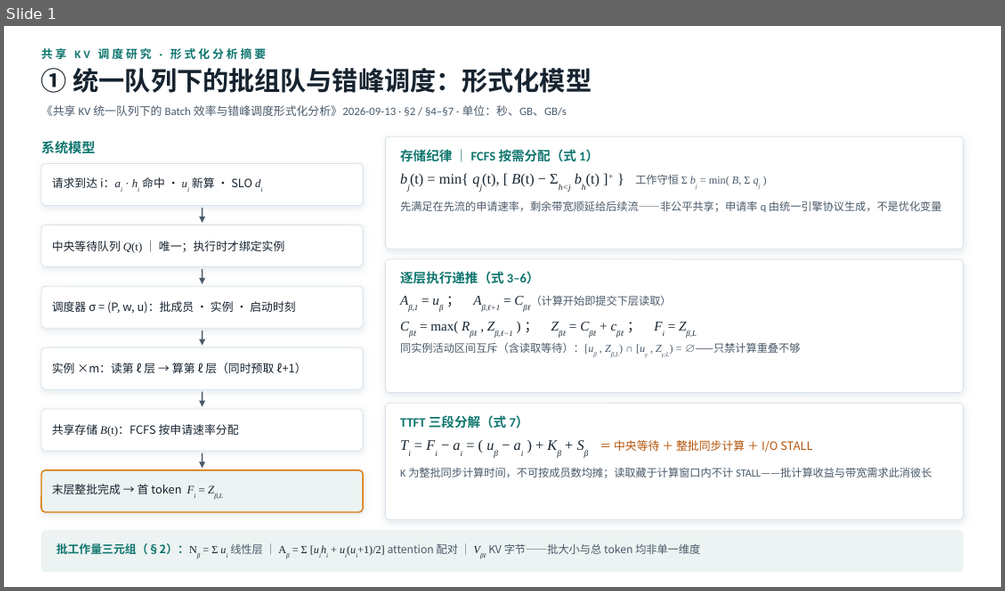
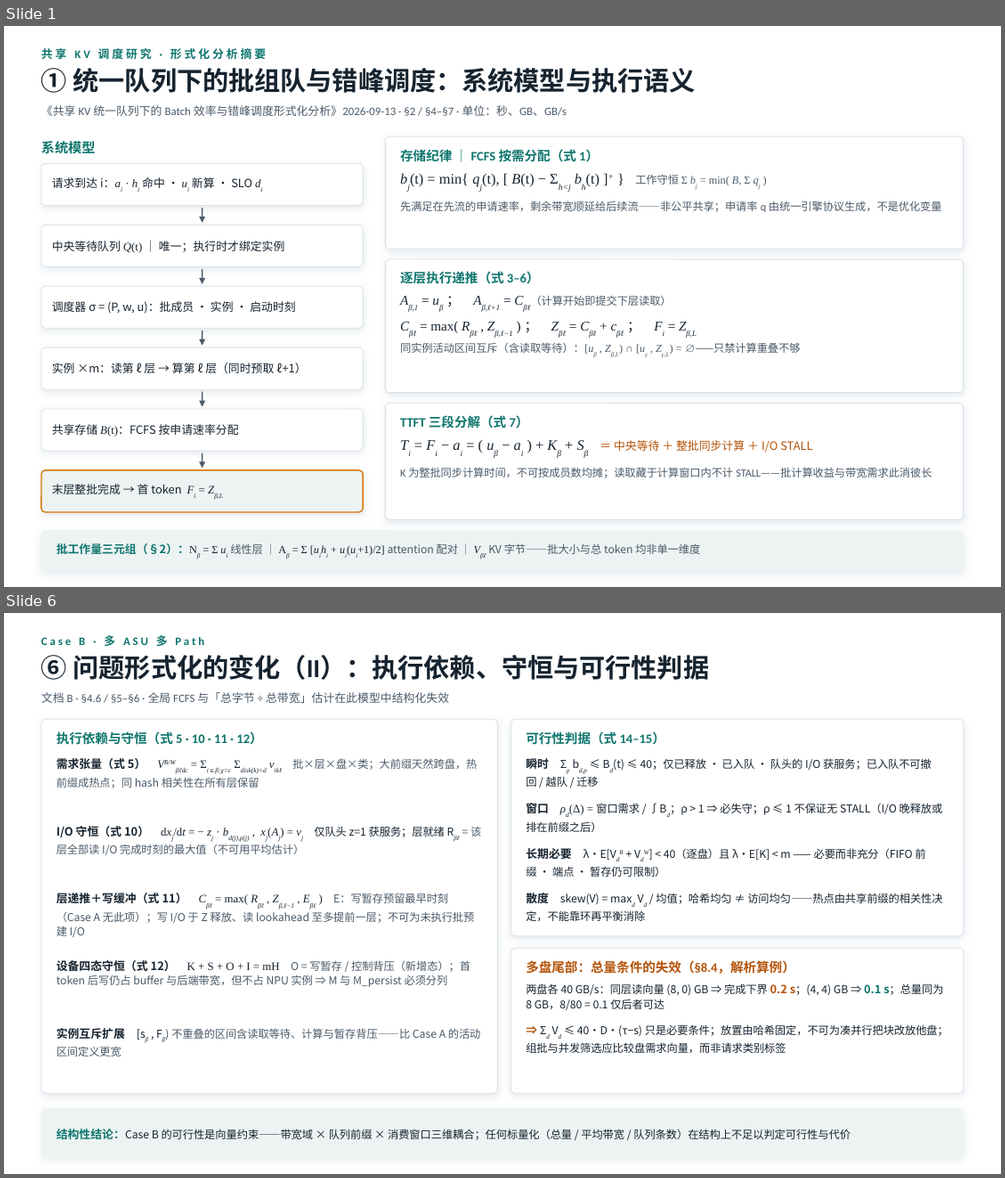
Before and after one commit to QiliangLi/status_aware_network, a slide deck: 共享KV调度形式化分析汇总PPT-20260917.pptx. Shown one above the other, each under a label of ours: slide 1 before the commit, slides 1 and 6 after it; the slides between them are not shown. The pictures are 1005x591 and 1005x1178 pixels, drawn with LibreOffice and Linux fonts; fonts in the diff are those of the drawing. Boxes give left, top, right and bottom in pixels: in the first picture for what was removed or moved away, otherwise in the second. Text is boxed around its words. In the diff, an @@ line names an element or a change of style, - is before the commit and + after.

Commit message:
docs: PPT 扩充至 7 页——补全 G1-G6 完整问题、NP-hard 证明与 A→B 形式化增量
- 页②新增 G1-G6 完整优化问题：输入元组、决策 σ=(P,w,u)、七条封闭约束、G4 存储规则与 q 协议、四目标 G5、解释指标 G6、封闭性说明
- 页③新增逐目标 NP-hard 证明：归约框架（四开关）、J_M/J_S 的 3-PARTITION 构造双向证明与装盒直觉、J_T 归约到 1|rᵢ|ΣCᵢ（Lenstra 1977）、J_R 归约到总 stretch（Legrand 2008）、硬度边界四条
- 页④可解性：Q* 严格动作价值、四目标增量 Δ 公式、LB/UB 证书与 B1/B2 下界、P1-P4 四计划冲突对照表（M/均值/归一化/SLO/STALL 互有胜负）
- 页⑤-⑦按'形式化增量'重组 Case B：A→B 六维对照表、σ_B 联合决策、B0 规则式(6)(7)及两条结构性质、需求张量/I-O 守恒/写缓冲递推/四态守恒、可行性判据(瞬时/窗口/长期/散度)与多盘尾部反例、复杂性继承、新决策层外部性、E-S/E-SP/E-SPB 三档证书与观测边界；移除原机制方案页（S1/P1/B1）
- 替换高风险数学花体字符(𝒟𝓑𝓔ℝ等)为通用字形，避免 PowerPoint 字体回退异常；程序化溢出/字符/内容三重检查 + 逐页视觉校验通过

```diff
--- a/共享KV调度形式化分析汇总PPT-20260917.pptx
+++ b/共享KV调度形式化分析汇总PPT-20260917.pptx
@@ slide 6 added at [4, 613, 1001, 1174], background #FFFFFF @@
@@ text added at [41, 635, 204, 649], 11 pt, text #0F766E, bold @@
+Case B · 多 ASU 多 Path
@@ text added at [41, 655, 710, 680], 25 pt, text #16232F, bold @@
+⑥ 问题形式化的变化（II）：执行依赖、守恒与可行性判据
@@ text added at [41, 692, 449, 703], 11 pt, text #4A5A69 @@
+文档 B · §4.6 / §5–§6 · 全局 FCFS 与「总字节 ÷ 总带宽」估计在此模型中结构化失效
@@ rounded rectangle added at [41, 719, 498, 1093], fill #FFFFFF, outline #D9E2E9 0.75 pt @@
@@ rounded rectangle added at [511, 719, 963, 936], fill #FFFFFF, outline #D9E2E9 0.75 pt @@
@@ text added at [57, 731, 262, 745], 12.5 pt, text #0F766E, bold @@
+执行依赖与守恒（式 5 · 10 · 11 · 12）
@@ text added at [526, 731, 665, 745], 12.5 pt, text #0F766E, bold @@
+可行性判据（式 14–15）
@@ text added at [57, 758, 477, 788], 11 pt, text #16232F @@
+需求张量（式 5） VR/Wβℓdc = Σi∈β:χ=c Σdisk(k)=d vikℓ 批×层×盘×类；大前缀天然跨盘，热前缀成热点；同 hash 相关性在所有层保留
@@ text added at [526, 758, 931, 774], 10.5 pt, text #16232F @@
+瞬时 Σp bd,p ≤ Bd(t) ≤ 40；仅已释放 · 已入队 · 队头的 I/O 获服务；已入队不可撤回 / 越队 / 迁移
@@ text added at [57, 826, 481, 855], 10.5 pt, text #16232F @@
+I/O 守恒（式 10） dxj/dt = − zj · bd(j),p(j) , xj(Aj) = vj 仅队头 z=1 获服务；层就绪 Rβℓ = 该层全部读 I/O 完成时刻的最大值（不可用平均估计）
@@ text added at [526, 803, 943, 832], 10.5 pt, text #16232F @@
+窗口 ρd(Δ) = 窗口需求 / ∫Bd；ρ > 1 ⇒ 必失守；ρ ≤ 1 不保证无 STALL（I/O 晚释放或排在前缀之后）
@@ text added at [526, 848, 925, 876], 10.5 pt, text #16232F @@
+长期必要 λ·E[VdR + VdW] < 40（逐盘）且 λ·E[K] < m —— 必要而非充分（FIFO 前缀 · 端点 · 暂存仍可限制）
@@ text added at [57, 892, 475, 937], 10.5 pt, text #4A5A69 @@
+层递推＋写缓冲（式 11） Cβℓ = max( Rβℓ , Zβ,ℓ−1 , Eβℓ ) E：写暂存预留最早时刻（Case A 无此项）；写 I/O 于 Z 释放、读 lookahead 至多提前一层；不可为未执行批预建 I/O
@@ text added at [526, 892, 942, 921], 10.5 pt, text #16232F @@
+散度 skew(V) = maxd Vd / 均值；哈希均匀 ≠ 访问均匀——热点由共享前缀的相关性决定，不能靠环再平衡消除
@@ rounded rectangle added at [511, 948, 963, 1093], fill #FFFFFF, outline #D9E2E9 0.75 pt @@
@@ text added at [57, 960, 470, 987], 10.5 pt, text #4A5A69 @@
+设备四态守恒（式 12） K + S + O + I = mH O = 写暂存 / 控制背压（新增态）；首 token 后写仍占 buffer 与后端带宽，但不占 NPU 实例 ⇒ M 与 M_persist 必须分列
@@ text added at [526, 960, 795, 973], 12.5 pt, text #B45309, bold @@
+多盘尾部：总量条件的失效（§8.4，解析算例）
@@ text added at [526, 983, 944, 1010], 10.5 pt, text #16232F @@
+两盘各 40 GB/s：同层读向量 (8, 0) GB ⇒ 完成下界 0.2 s；(4, 4) GB ⇒ 0.1 s；总量同为 8 GB，8/80 = 0.1 仅后者可达
@@ text added at [57, 1028, 481, 1038], 10.5 pt, text #4A5A69 @@
+实例互斥扩展 [sβ , Fβ) 不重叠的区间含读取等待、计算与暂存背压——比 Case A 的活动区间定义更宽
@@ text added at [526, 1024, 948, 1053], 10.5 pt, text #16232F @@
+⇒ Σd Vd ≤ 40·D·(τ−s) 只是必要条件；放置由哈希固定，不可为凑并行把块改放他盘；组批与并发筛选应比较盘需求向量，而非请求类别标签
@@ rounded rectangle added at [41, 1108, 963, 1158], fill #ECF3F2 @@
@@ text added at [57, 1128, 850, 1140], 10.5 pt, text #16232F @@
+结构性结论：Case B 的可行性是向量约束——带宽域 × 队列前缀 × 消费窗口三维耦合；任何标量化（总量 / 平均带宽 / 队列条数）在结构上不足以判定可行性与代价
@@ slide 1 changed as well @@
@@ text at [41, 68, 696, 93]: text changed @@
-① 统一队列下的批组队与错峰调度：形式化模型
+① 统一队列下的批组队与错峰调度：系统模型与执行语义
@@ rounded rectangle at [41, 530, 963, 572]: shadow on @@
```
Also in this commit, not shown: 5 other slides added, 3 slides removed.
